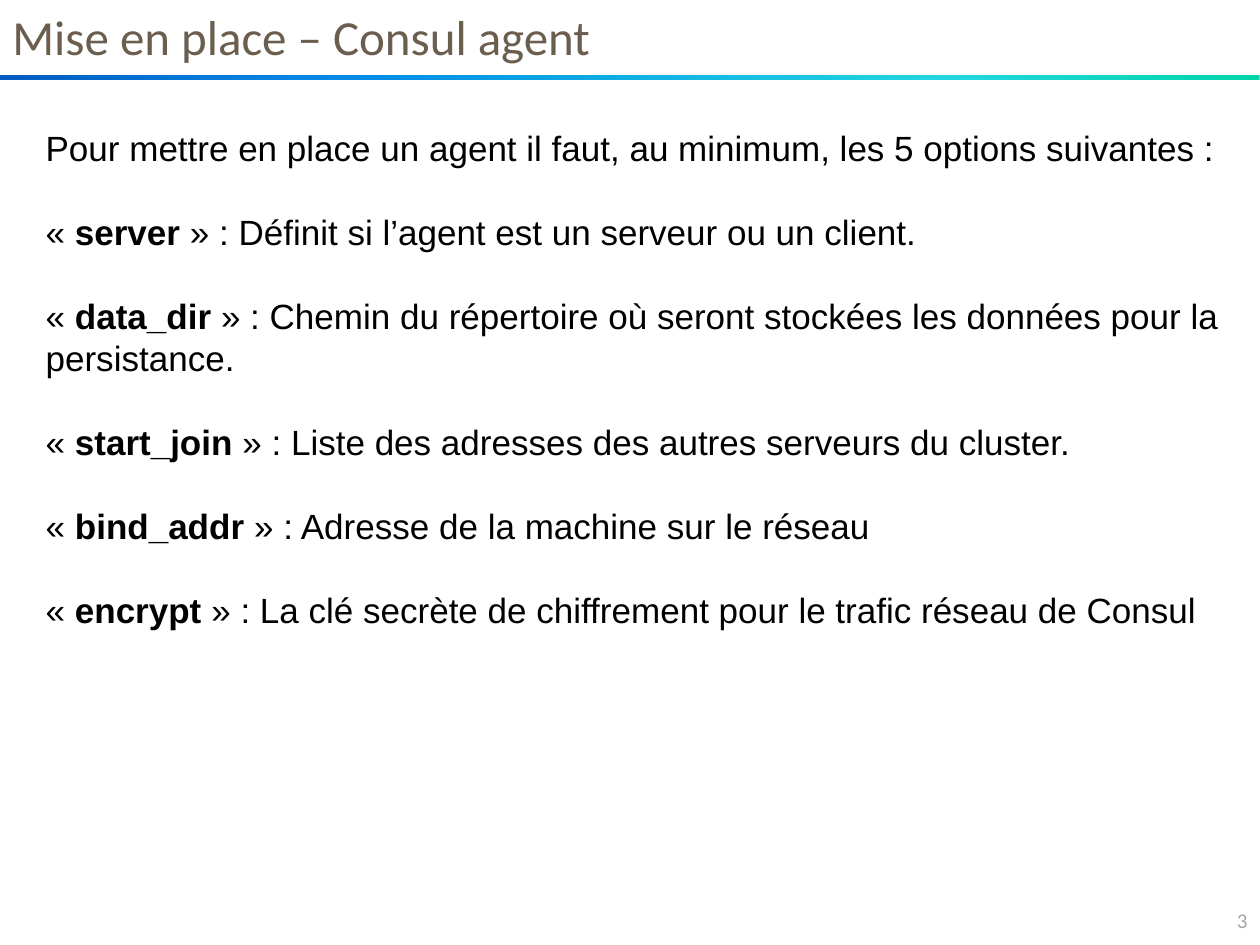
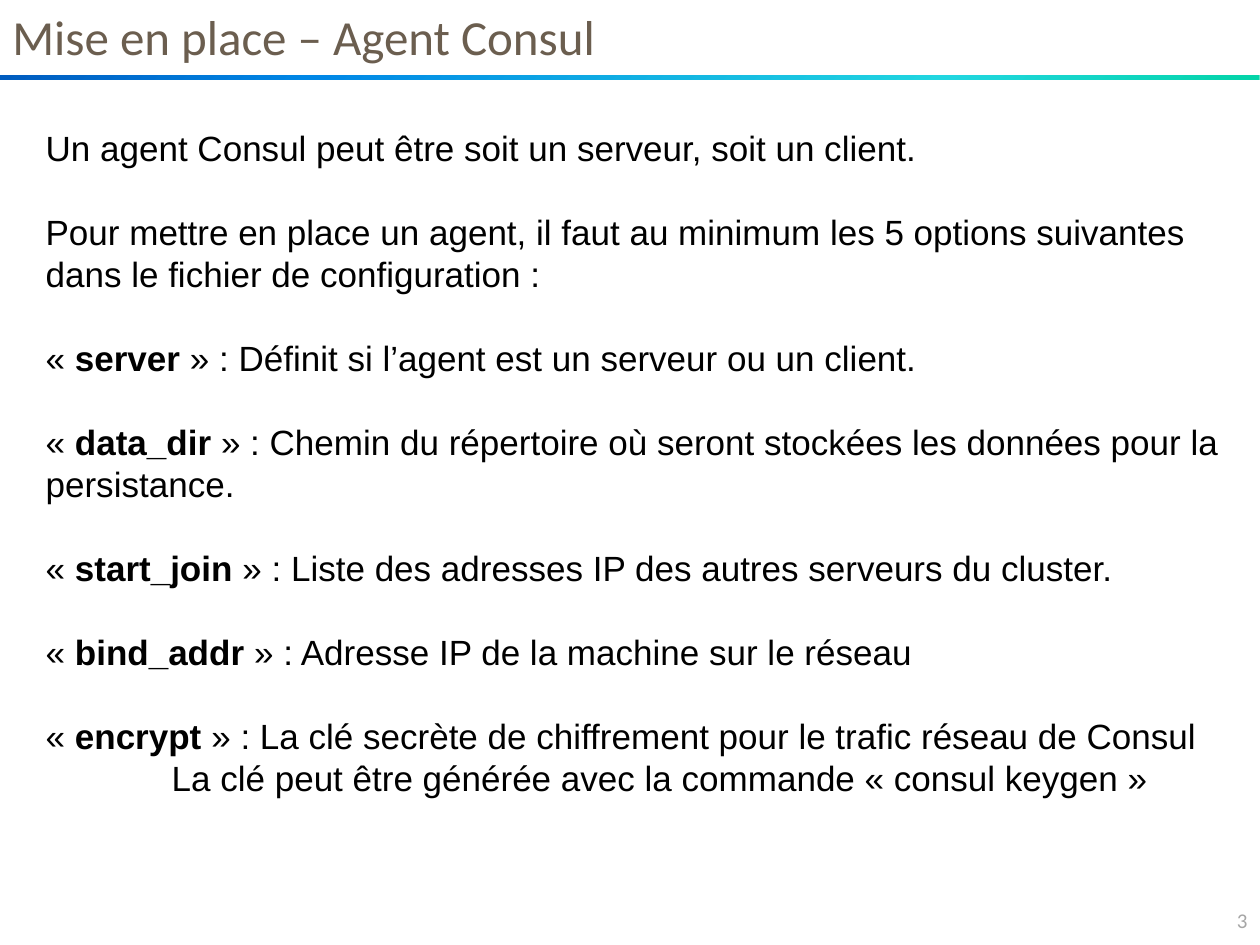
Before and after one commit to so-technology-watch/consul-poc, a slide deck: slide 3 of doc/setup/Cluster-Consul-v1.0.pptx. Drawn at 1260x945 pixels with LibreOffice and Linux fonts; fonts in the diff are those of the drawing. Boxes give left, top, right and bottom in pixels: in the first picture for what was removed or moved away, otherwise in the second. Text is boxed around its words. In the diff, an @@ line names an element or a change of style, - is before the commit and + after.

```diff
--- a/doc/setup/Cluster-Consul-v1.0.pptx
+++ b/doc/setup/Cluster-Consul-v1.0.pptx
@@ text at box(12, 21, 595, 64): text changed @@
-Mise en place – Consul agent
+Mise en place – Agent Consul
@@ text at box(46, 135, 1184, 294): text changed @@
-Pour mettre en place un agent il faut, au minimum, les 5 options suivantes :
+Un agent Consul peut être soit un serveur, soit un client.
+Pour mettre en place un agent, il faut au minimum les 5 options suivantes dans le fichier de configuration :
@@ text at box(75, 555, 1112, 670): text changed @@
-« start_join » : Liste des adresses des autres serveurs du cluster.
-« bind_addr » : Adresse de la machine sur le réseau
+« start_join » : Liste des adresses IP des autres serveurs du cluster.
+« bind_addr » : Adresse IP de la machine sur le réseau
@@ text at box(172, 765, 1118, 798): paragraph added @@
+La clé peut être générée avec la commande « consul keygen »
```
Also in this commit, not shown: 4 other slides changed, 1 slide added.
